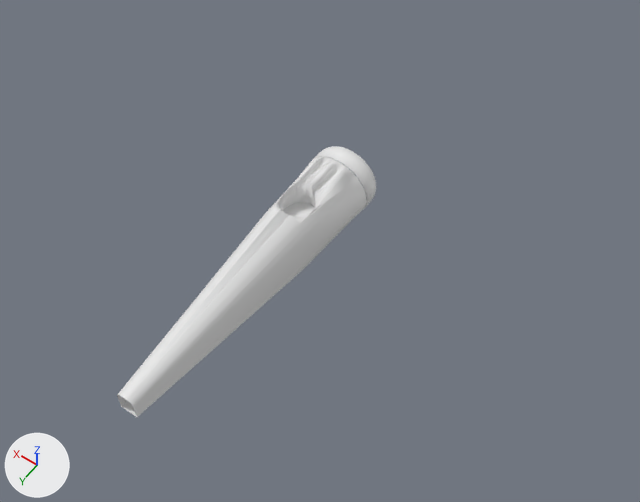
The Blender file sopwith/sopwith.blend: old version first, new version second.
Both versions are drawn from a 50 mm camera at (-3.73, 4.02, 7.94) aimed at (-0.58, -0.4, 1.0). The axes (+X, +Y, +Z) are drawn at lower left. The lights are the same throughout.
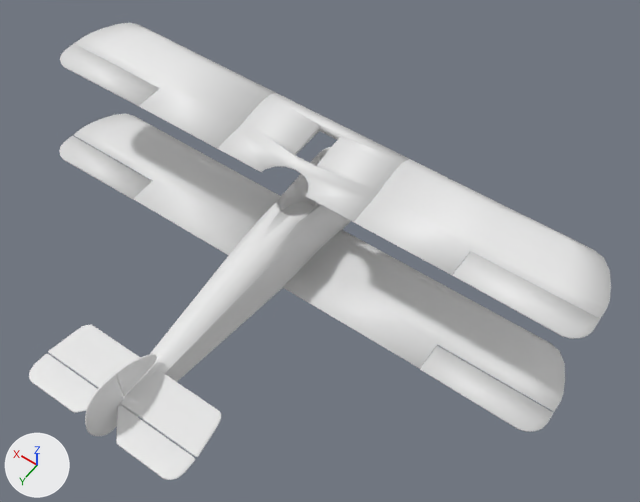
Changed parts and their boxes (x1, y1, x2, y2) in the pictures (640 x 502 px):
'Plane.007', added
    after: (74, 113, 565, 412)
'Plane.004', added
    after: (74, 23, 611, 319)
'Plane.006', added
    after: (217, 93, 409, 222)
'Plane.002', added
    after: (48, 325, 221, 457)
'Plane.005', added
    after: (60, 44, 600, 339)
'Plane.008', added
    after: (59, 135, 553, 432)
'Plane.003', added
    after: (29, 354, 195, 480)
'Plane', added
    after: (85, 374, 127, 436)
'Plane.001', added
    after: (115, 354, 157, 396)

Edits to the bpy script that builds the scene:
```text
Add me_plane_010:
    me_plane_010.from_pydata([(1.923, 0.129, 0.0), (3.218, 0.129, 0.0), (1.923, 0.462, 0.0), (3.218, 0.269, 0.0), (3.021, 0.476, 0.0), (3.203, 0.339, 0.0), (3.161, 0.404, 0.0), (3.097, 0.452, 0.0)], [], [(0, 1, 3, 5, 6, 7, 4, 2)])
    me_plane_010.polygons.foreach_set('use_smooth', [True] * 1)
Add ob_plane_008:
    ob_plane_008 = bpy.data.objects.new('Plane.008', me_plane_010)  # modifiers MIRROR, SOLIDIFY
    ob_plane_008.location = (0.0, -0.675, 0.296)
Add ob_plane_007:
    ob_plane_007 = bpy.data.objects.new('Plane.007', me_plane_009)  # 37 vertices, 25 faces; spans x 0.2..3.22, y -0.55..0.47, z 0.0..0.02; modifiers MIRROR, SOLIDIFY
    ob_plane_007.location = (0.0, -0.683, 0.297)
Add ob_plane_006:
    ob_plane_006 = bpy.data.objects.new('Plane.006', me_plane_006)  # 16 vertices, 7 faces; spans x 0.0..0.841, y -0.546..0.464, z 0.0..0.019; modifiers MIRROR, SOLIDIFY, BOOLEAN
    ob_plane_006.location = (0.0, -1.048, 1.447)
Add ob_cube_001:
    ob_cube_001 = bpy.data.objects.new('Cube.001', me_cube)  # 32 vertices, 20 faces; spans x -1.34..1.34, y -1.0..3.67, z -1.0..1.0
    ob_cube_001.location = (0.0000443, -1.175, 1.447)
    ob_cube_001.scale = (0.211, 0.22, 0.22)
Add ob_plane_005:
    ob_plane_005 = bpy.data.objects.new('Plane.005', me_plane_010.copy())  # modifiers MIRROR, SOLIDIFY
    ob_plane_005.location = (0.0, -1.048, 1.447)
Add ob_plane_004:
    ob_plane_004 = bpy.data.objects.new('Plane.004', me_plane_004)  # 37 vertices, 25 faces; spans x 0.84..3.22, y -0.55..0.47, z 0.0..0.02; modifiers MIRROR, SOLIDIFY
    ob_plane_004.location = (0.0, -1.048, 1.447)
Add ob_plane_003:
    ob_plane_003 = bpy.data.objects.new('Plane.003', me_plane_003)  # 21 vertices, 12 faces; spans x 0.017..0.93, y -0.279..0.035, z -0.209; modifiers MIRROR, SOLIDIFY, BEVEL, SUBSURF
    ob_plane_003.location = (0.0, 2.206, 0.957)
Add ob_plane_002:
    ob_plane_002 = bpy.data.objects.new('Plane.002', me_plane_002)  # 48 vertices, 35 faces; spans x 0.0..0.93, y -0.754..-0.288, z -0.209; modifiers SOLIDIFY, MIRROR, SUBSURF
    ob_plane_002.location = (0.0, 2.206, 0.957)
Add ob_plane_001:
    ob_plane_001 = bpy.data.objects.new('Plane.001', me_plane_001)  # 28 vertices, 15 faces; spans x -0.222..0.172, y -0.268..0.178, z 0.0; modifiers SOLIDIFY, SUBSURF
    ob_plane_001.location = (0.0, 1.669, 0.952)
    ob_plane_001.rotation_euler = (0.0, 1.571, 0.0)  # degrees (0, 90, 0)
    ob_plane_001.scale = (1.04, 1.04, 1.04)
Add ob_plane:
    ob_plane = bpy.data.objects.new('Plane', me_plane)  # 42 vertices, 22 faces; spans x -0.241..0.469, y 0.184..0.613, z 0.0; modifiers SOLIDIFY, SUBSURF
    ob_plane.location = (0.0, 1.666, 0.955)
    ob_plane.rotation_euler = (0.0, 1.571, 0.0)  # degrees (0, 90, 0)
    ob_plane.scale = (1.04, 1.04, 1.04)
```
